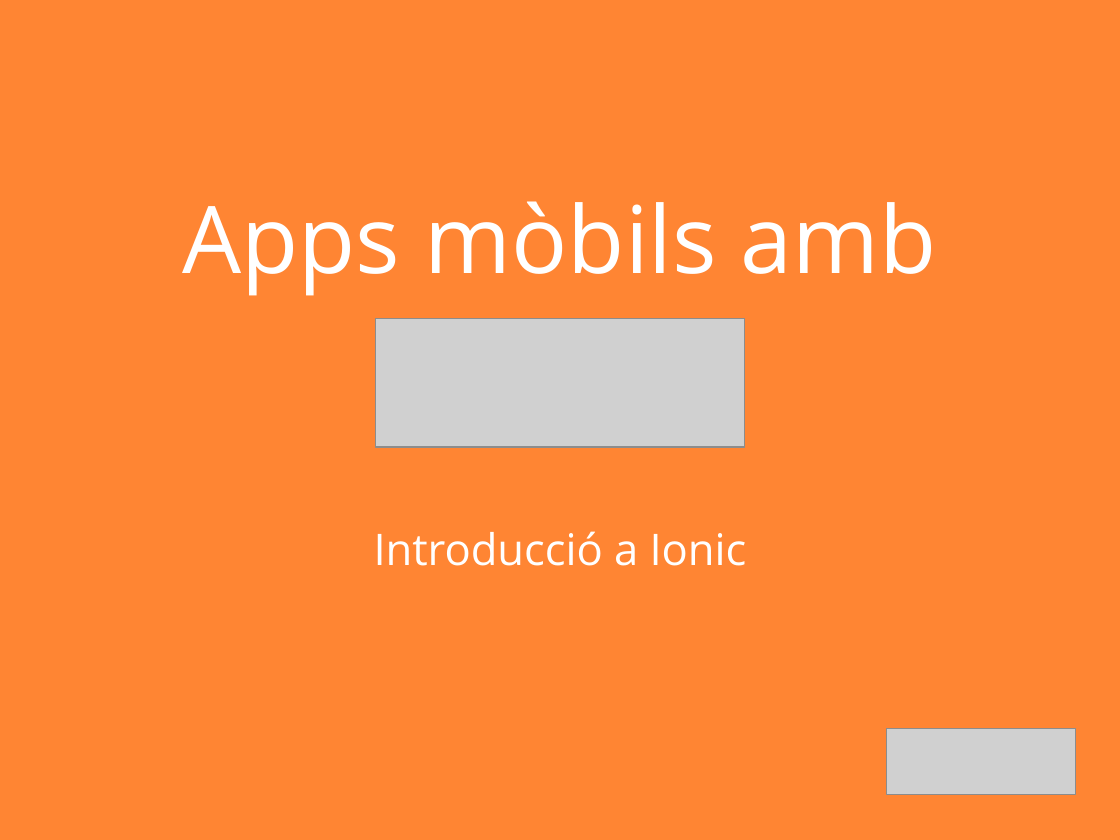
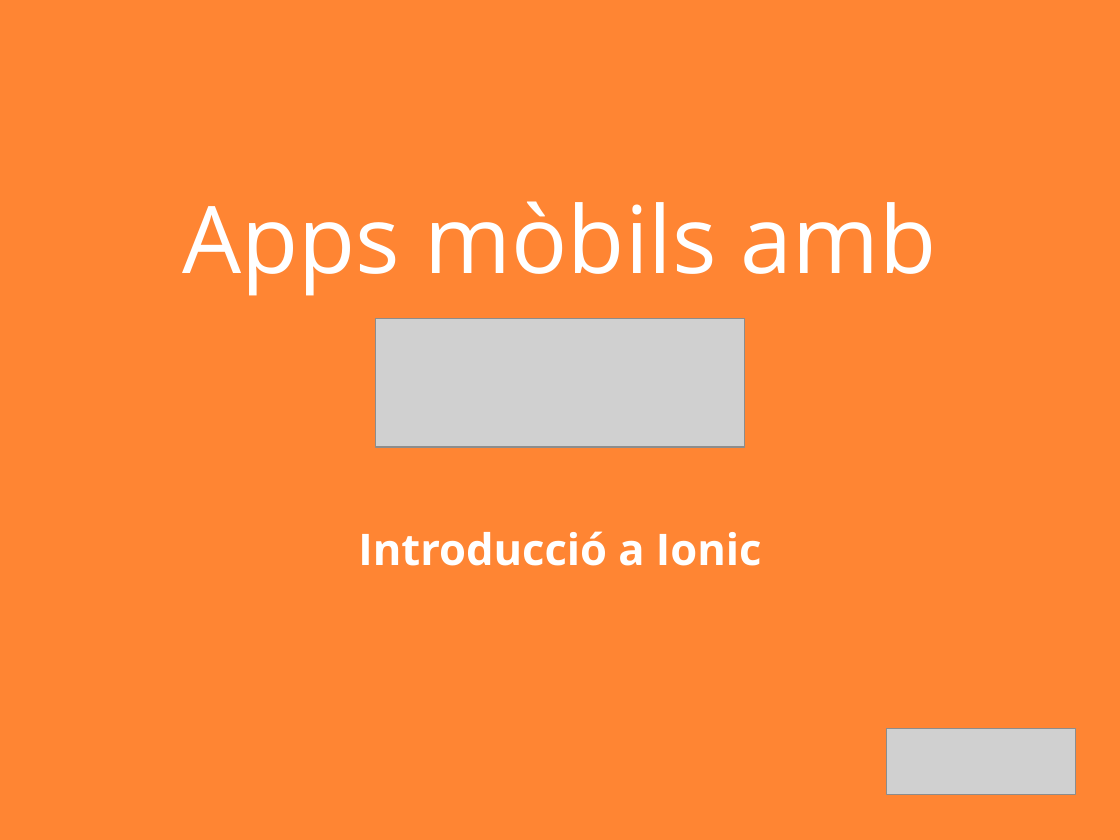
Before and after one commit to nmaletm/git-presentation, a slide deck: slide 1 of Presentations/P1.2 - Introducció a Ionic.pptx. Drawn at 1120x840 pixels with LibreOffice and Linux fonts; fonts in the diff are those of the drawing; grey boxes stand for pictures. Boxes give left, top, right and bottom in pixels: in the first picture for what was removed or moved away, otherwise in the second. Text is boxed around its words. In the diff, an @@ line names an element or a change of style, - is before the commit and + after.

```diff
--- a/Presentations/P1.2 - Introducció a Ionic.pptx
+++ b/Presentations/P1.2 - Introducció a Ionic.pptx
@@ subtitle "Introducció a Ionic" at box(358, 531, 762, 566): bold on @@
```
Also in this commit, not shown: 21 slides added, 1 slide removed, 6 other files.
